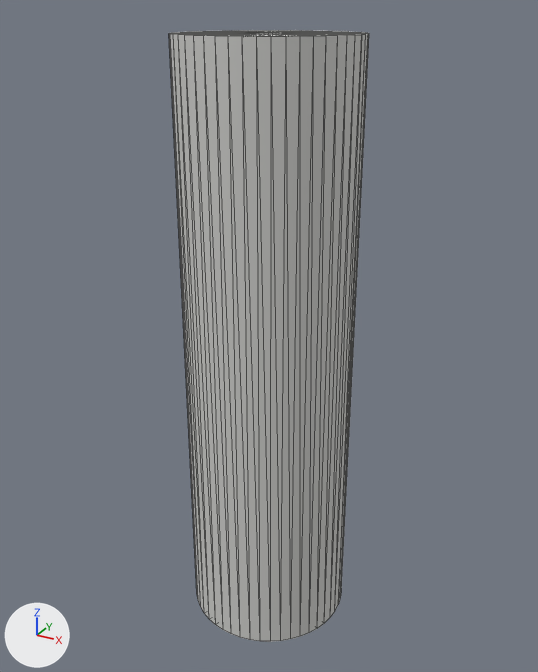
The glTF model lot12/details/13c5536e763fa0a9f6e3093aec5872812da26db0f20ee1506ebe9e4b2f73e48c.glb as it was, and as the next commit left it.
Camera for both pictures: a camera (50 mm lens) standing at (8.879, -8.753, 0.051) and looking at (7.991, -7.138, -0.757). The lights are fixed; the arrows at lower left show +X, +Y and +Z. The first picture is the older version. Mesh edges are drawn as thin lines. Vertices at exactly the same position are counted once.

The first picture shows 'FD-L12-FTG-B4-07'.
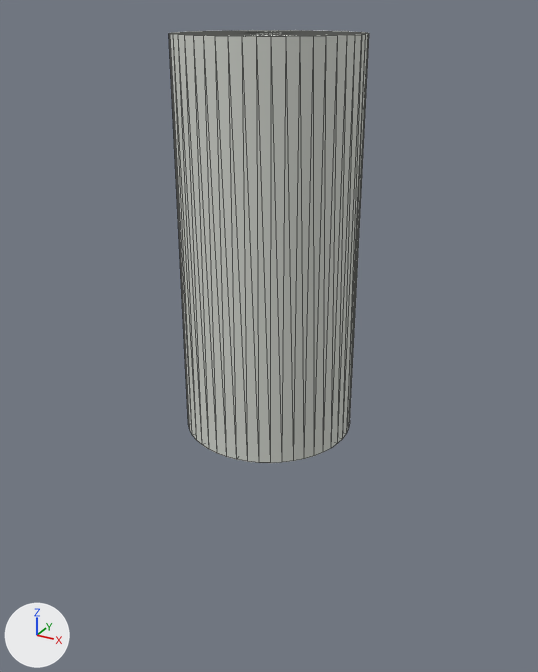
Changed parts and their boxes (x1, y1, x2, y2) in the pictures (538 x 672 px; the box of a moved part takes in the faces that stretch with it):
'FD-L12-FTG-B4-07', reshaped (29% shorter): before (169, 30, 369, 642); after (169, 30, 369, 463)
part 1 of me_fd_l12_ftg_b4_07, moved or reshaped: before (172, 33, 369, 642); after (172, 33, 369, 463)

Edits to the bpy script that builds the scene:
```text
Change me_fd_l12_ftg_b4_07:
    used by ob_fd_l12_ftg_b4_07; location = (0.0, 0.0, 0.0)
    remove me_fd_l12_ftg_b4_07.from_pydata(...)  # 194 vertices, 384 faces; spans x 7.78..8.23, y -7.38..-6.93, z -1.6..0.0
    add me_fd_l12_ftg_b4_07.from_pydata(...)  # 194 vertices, 384 faces; spans x 7.78..8.23, y -7.38..-6.93, z -1.0..0.0
    me_fd_l12_ftg_b4_07 part 1: all 98 vertices in x 7.78..8.23, y -7.38..-6.93, z -1.6..-1.5 are moved by (0.0, 0.0, 0.6)
```
